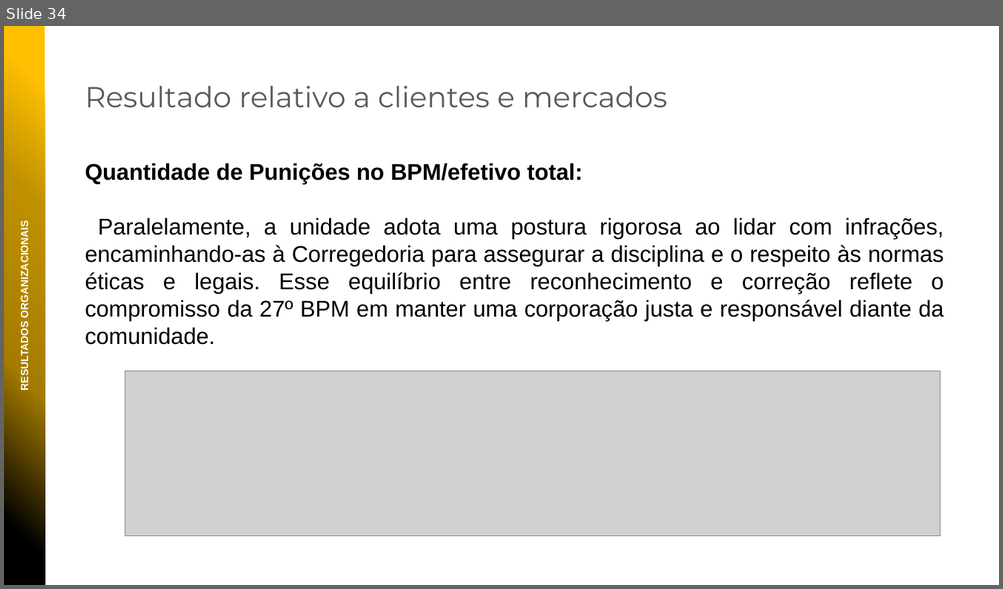
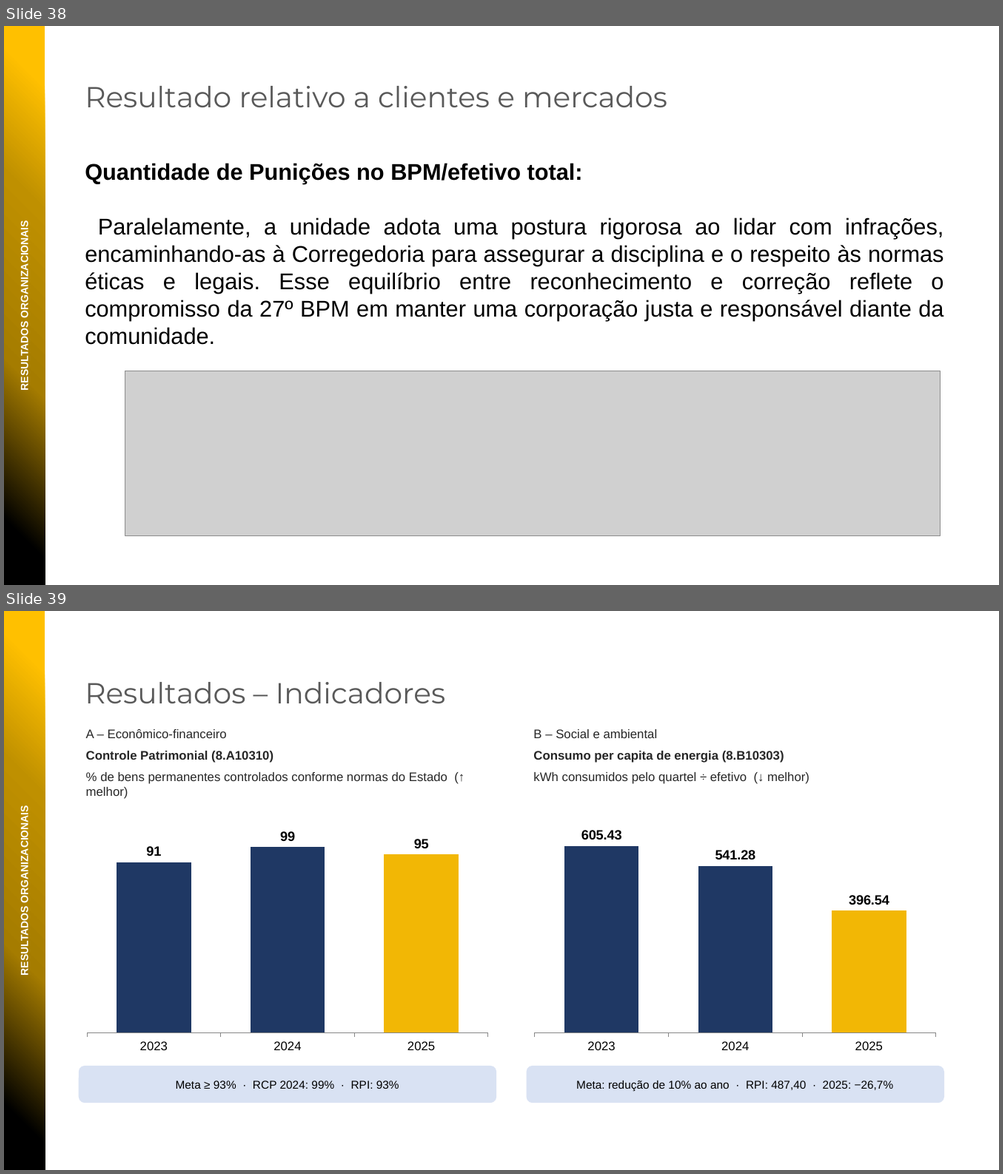
Before and after one commit to niltonbmg/CPOI, a slide deck: apresentacoes/PPMGQ_2026_27BPM.pptx. Shown one above the other, each under a label of ours: slide 34 before the commit, slides 38 and 39 after it. The pictures are 1003x589 and 1003x1174 pixels, drawn with LibreOffice and Linux fonts; fonts in the diff are those of the drawing; grey boxes stand for pictures; background and template pictures are left out. Boxes give left, top, right and bottom in pixels: in the first picture for what was removed or moved away, otherwise in the second. Text is boxed around its words. In the diff, an @@ line names an element or a change of style, - is before the commit and + after.

```diff
--- a/apresentacoes/PPMGQ_2026_27BPM.pptx
+++ b/apresentacoes/PPMGQ_2026_27BPM.pptx
@@ slide 39 added at box(4, 611, 999, 1170), background picture (left out) @@
@@ rectangle added at box(4, 611, 45, 1170), fill gradient #000000 to #A57C00 to #BF9000 to #FFC000 @@
@@ text added at box(85, 682, 446, 703), 28 pt, text #595959 @@
+Resultados – Indicadores
@@ text added at box(86, 729, 447, 799), 12 pt, text #262626 @@
+A – Econômico-financeiro
+Controle Patrimonial (8.A10310)
+% de bens permanentes controlados conforme normas do Estado (↑ melhor)
@@ text added at box(533, 729, 809, 784), 12 pt, text #262626 @@
+B – Social e ambiental
+Consumo per capita de energia (8.B10303)
+kWh consumidos pelo quartel ÷ efetivo (↓ melhor)
@@ text added at box(19, 815, 31, 974), 10 pt, text #FFFFFF, bold @@
+RESULTADOS ORGANIZACIONAIS
@@ column chart added at box(79, 812, 496, 1059) @@
+categories: 2023, 2024, 2025
+Series 1: 91, 99, 95
@@ column chart added at box(526, 812, 944, 1059) @@
+categories: 2023, 2024, 2025
+Series 1: 605.43, 541.28, 396.54
@@ rounded rectangle added at box(79, 1066, 496, 1103), fill #D9E2F3, 11 pt, text #000000 @@
+Meta ≥ 93% · RCP 2024: 99% · RPI: 93%
@@ rounded rectangle added at box(526, 1066, 944, 1103), fill #D9E2F3, 11 pt, text #000000 @@
+Meta: redução de 10% ao ano · RPI: 487,40 · 2025: −26,7%
@@ what was slide 34 is now slide 38 @@
```
Also in this commit, not shown: 1 slide changed, 8 other slides added.
